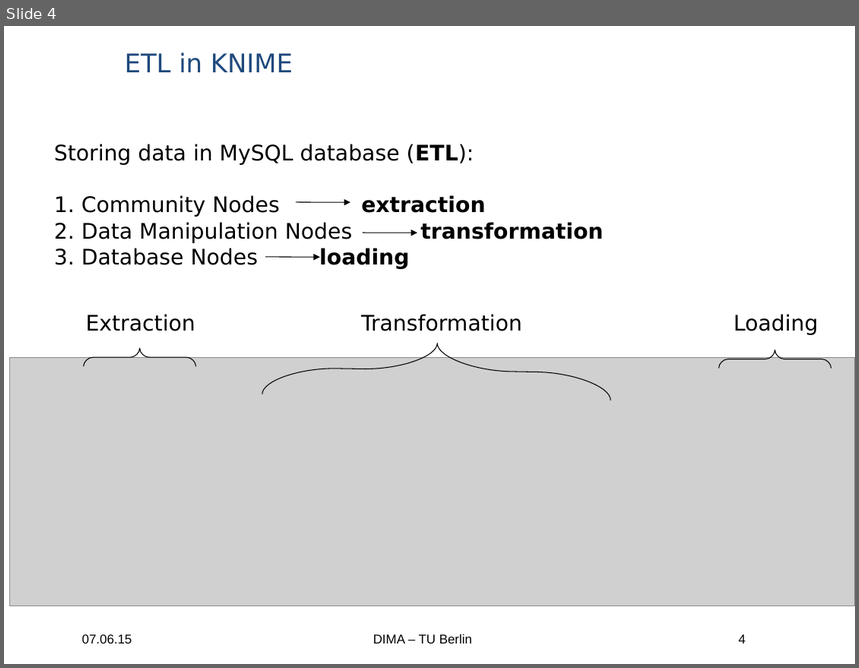
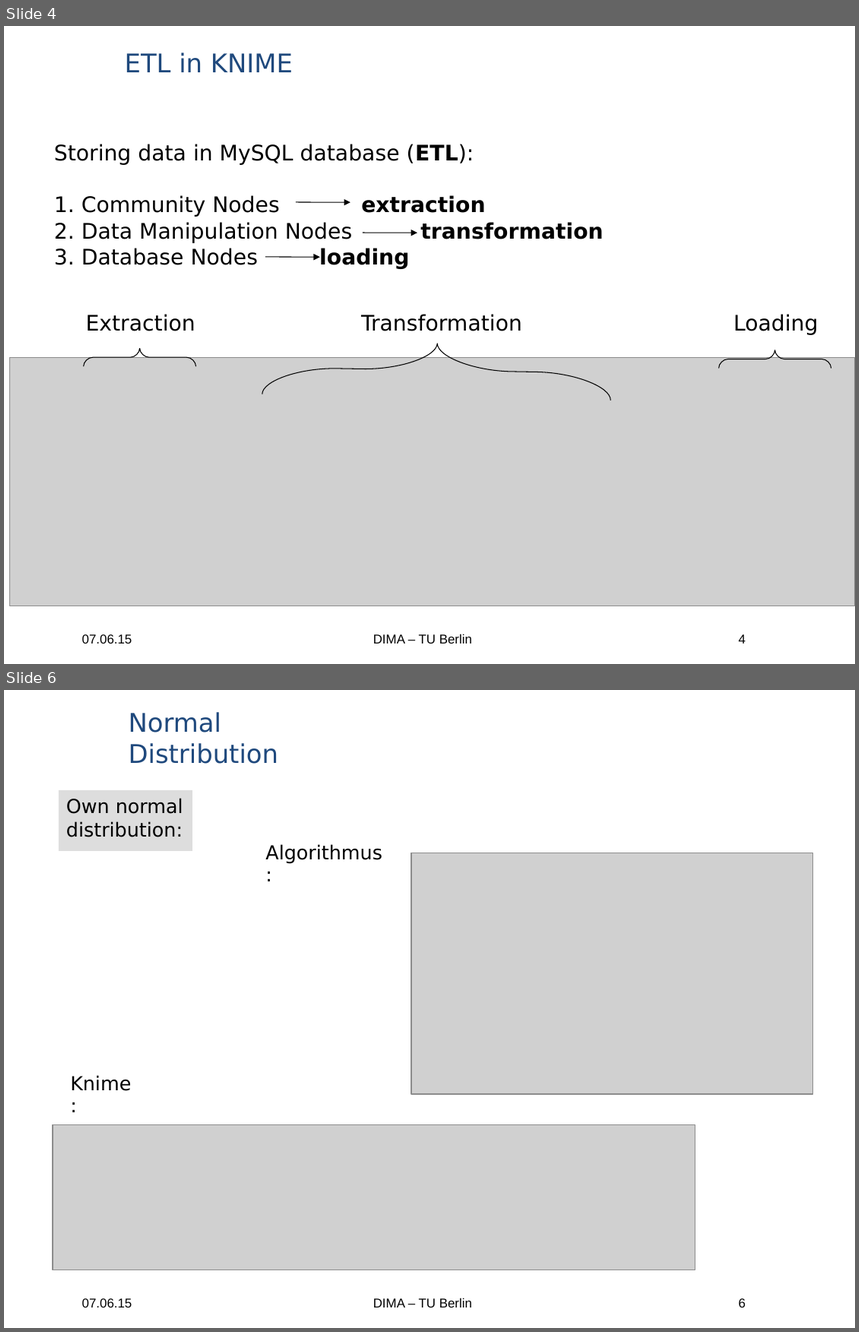
Before and after one commit to ericdoerheit/DBPRO2015, a slide deck: Presentations/Presentation 3.ppt. Shown one above the other, each under a label of ours: slide 4 before the commit, slides 4 and 6 after it; the slides between them are not shown. The pictures are 859x668 and 859x1332 pixels, drawn with LibreOffice and Linux fonts; fonts in the diff are those of the drawing; grey boxes stand for pictures; background and template pictures are left out. Boxes give left, top, right and bottom in pixels: in the first picture for what was removed or moved away, otherwise in the second. Text is boxed around its words. In the diff, an @@ line names an element or a change of style, - is before the commit and + after.

```diff
--- a/Presentations/Presentation 3.ppt
+++ b/Presentations/Presentation 3.ppt
@@ slide 6 added at [4, 690, 855, 1328], background picture (left out); not listed: 3 template elements that a slide beside it also shows @@
@@ text added at [129, 712, 278, 764], 24 pt, text #1F497D @@
+Normal Distribution
@@ rectangle added at [59, 790, 192, 851], fill #DDDDDD, 18 pt, text #000000 @@
+Own normal distribution:
@@ text added at [265, 844, 382, 864], 18 pt, text #000000 @@
+Algorithmus:
@@ picture added at [412, 853, 813, 1095] @@
@@ text added at [70, 1075, 131, 1091], 18 pt, text #000000 @@
+Knime:
@@ picture added at [53, 1125, 696, 1270] @@
```
Also in this commit, not shown: 1 other slide added.
